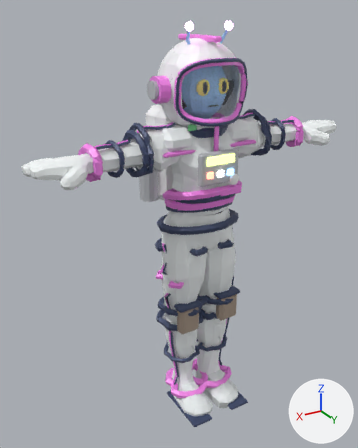
A saved change to the glTF model assets/models/char_vega.glb.
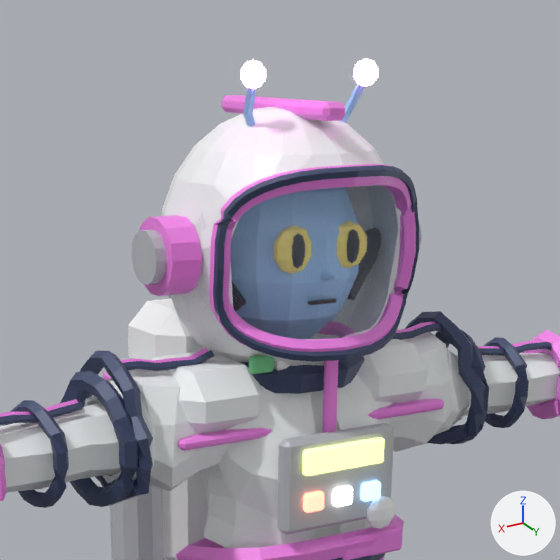
Each version appears first whole from a 50 mm lens placed at (0.647, 1.009, 1.029), pointed at (0.035, -0.012, 0.519), and next in a close-up on the part from 28% to 83% of the width and 0% to 44% of the height. Lighting does not change. The marker at lower right points along +X, +Y and +Z. The first two pictures are the older version. Where no turn or scale is listed for an object, it has been applied to the vertices. Vertices at exactly the same position are counted once.

The first close-up shows 'Abdomen_vega_trim', 'Chest_gray', 'Chest_white', 'Head_dark', 'Head_vega_helm', 'Head_vega_trim', 'Head_visor', 'LowerArm.R_dark', 'SciFi_Body_suit', 'UpperArm.L_vega_suit', 'UpperArm.R_dark', 'UpperArm.R_vega_suit' and 18 more.
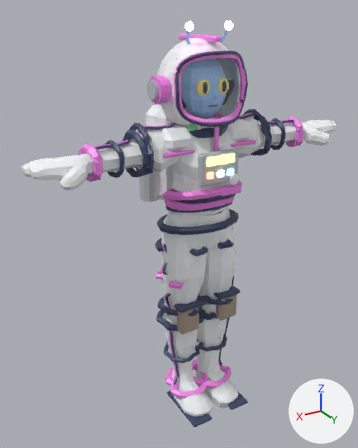
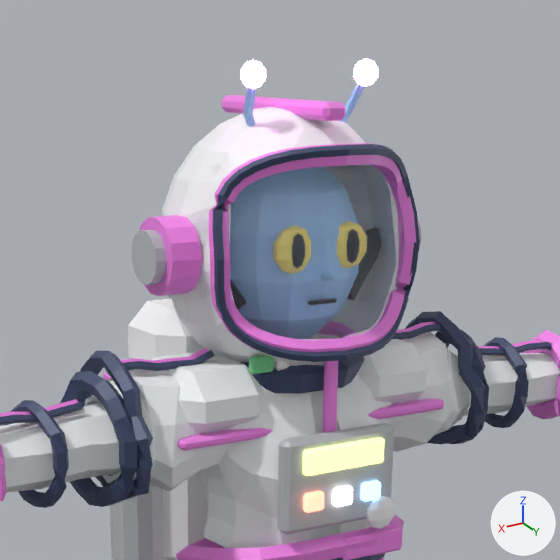
Changed parts and their boxes [x1, y1, x2, y2] in the close-ups (560 x 560 px; the box of a moved part takes in the faces that stretch with it):
'Head_vega_helm', reshaped: before [161, 107, 395, 366]; after [161, 107, 397, 366]
'Head_dark', reshaped (11% taller): before [213, 165, 419, 362]; after [212, 144, 420, 362]
part 1 of me_tube_001, moved or reshaped: before [213, 165, 419, 354]; after [212, 144, 420, 354]
part 2 of me_sphere, moved or reshaped: before [199, 128, 395, 354]; after [200, 128, 397, 354]
part 3 of me_tube, moved or reshaped: before [209, 164, 416, 351]; after [208, 143, 416, 349]

The change, as a diff of the scene's bpy script:
```diff
--- a/assets/models/char_vega.glb.py
+++ b/assets/models/char_vega.glb.py
@@ me_tube_001 @@
 # used by ob_head_dark; location = (0.0, 0.0, 0.0)
-me_tube_001.from_pydata(...)  # 200 vertices, 400 faces; spans x -0.096..0.095, y 0.069..0.123, z 0.794..0.938
+me_tube_001.from_pydata(...)  # 200 vertices, 400 faces; spans x -0.096..0.095, y 0.066..0.117, z 0.794..0.952
+# me_tube_001 part 1: 167 of 200 vertices moved; they spanned x -0.096..0.095, y 0.069..0.123, z 0.805..0.938 and now span x -0.096..0.095, y 0.066..0.111, z 0.805..0.952; mean shift (0.0, -0.005, 0.008); largest move (0.044, 0.112, 0.932) -> (0.044, 0.099, 0.946)
 me_tube_001.materials.append(mat_dark)
@@ me_sphere @@
 # used by ob_head_vega_helm; location = (0.0, 0.0, 0.0)
-me_sphere.from_pydata(...)  # 400 vertices, 796 faces; spans x -0.098..0.098, y -0.085..0.111, z 0.763..0.976
+me_sphere.from_pydata(...)  # 390 vertices, 776 faces; spans x -0.098..0.098, y -0.085..0.105, z 0.763..0.976
+# me_sphere part 2
+# 40 vertices are removed from x -0.079..0.081, y 0.049..0.111, z 0.816..0.945
+# 140 faces are deleted
+# 20 vertices move from x -0.085..0.085, y 0.049..0.097, z 0.813..0.945 to x -0.085..0.085, y 0.068..0.1, z 0.814..0.942
+# 30 vertices are added at x -0.081..0.081, y 0.049..0.078, z 0.816..0.933
+# 120 new faces join them
 me_sphere.materials.append(mat_vega_helm)
@@ me_tube @@
 # used by ob_head_vega_trim; location = (0.0, 0.0, 0.0)
-me_tube.from_pydata(...)  # 280 vertices, 548 faces; spans x -0.117..0.117, y -0.06..0.12, z 0.795..0.98
+me_tube.from_pydata(...)  # 280 vertices, 548 faces; spans x -0.117..0.117, y -0.06..0.114, z 0.795..0.98
+# me_tube part 3: 165 of 280 vertices moved; they spanned x -0.096..0.094, y 0.06..0.12, z 0.804..0.938 and now span x -0.096..0.094, y 0.058..0.109, z 0.805..0.952; mean shift (0.0, -0.005, 0.008); largest move (0.044, 0.109, 0.93) -> (0.044, 0.097, 0.944)
 me_tube.materials.append(mat_vega_trim)
```
